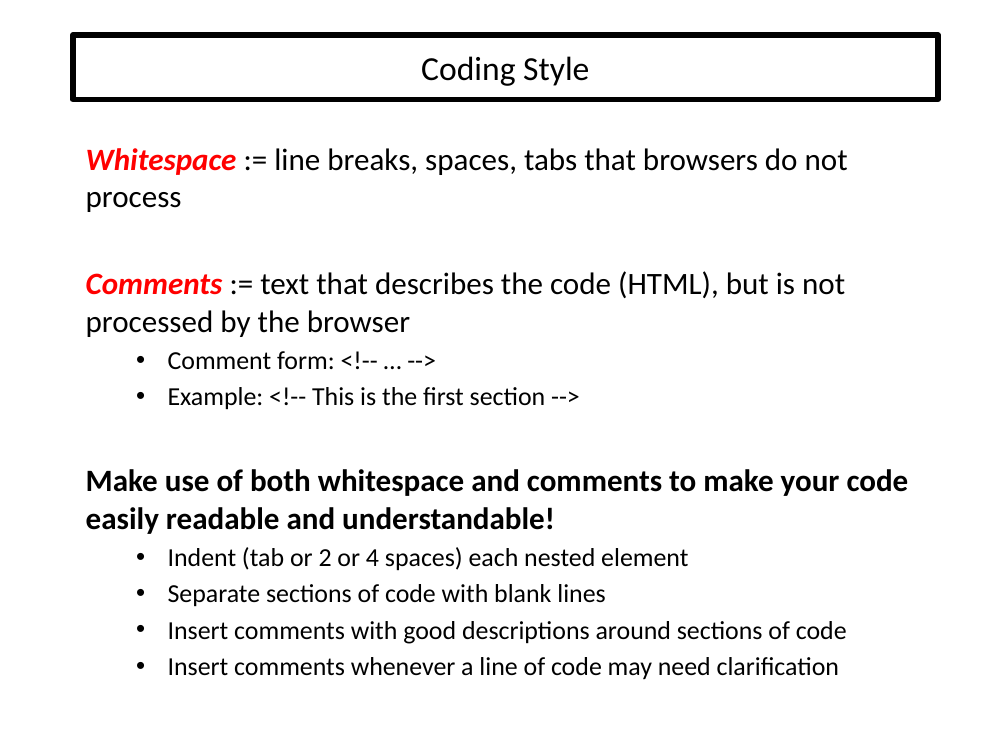
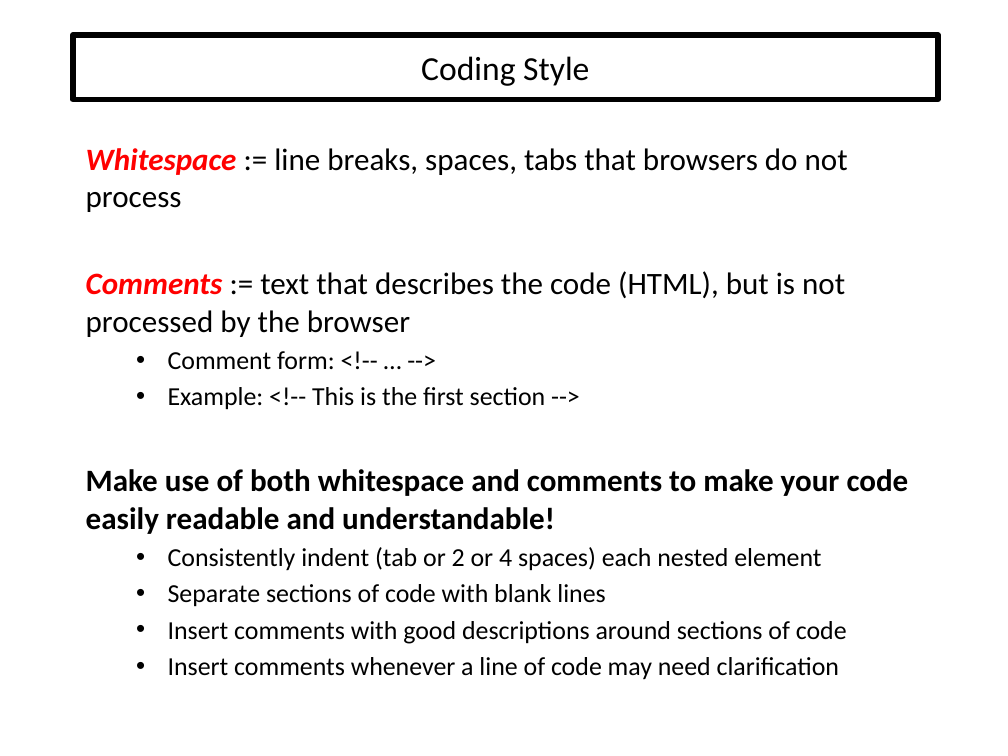
Before and after one commit to EricJPogue/www-epogue-info, a slide deck: slide 9 of CPSC-24700/Presentations/HTML5.pptx. Drawn at 1008x756 pixels with LibreOffice and Linux fonts; fonts in the diff are those of the drawing. Boxes give left, top, right and bottom in pixels: in the first picture for what was removed or moved away, otherwise in the second. Text is boxed around its words. In the diff, an @@ line names an element or a change of style, - is before the commit and + after.

```diff
--- a/CPSC-24700/Presentations/HTML5.pptx
+++ b/CPSC-24700/Presentations/HTML5.pptx
@@ text at [168,547,821,571]: text changed @@
-  • Indent (tab or 2 or 4 spaces) each nested element
+  • Consistently indent (tab or 2 or 4 spaces) each nested element
```
Also in this commit, not shown: 1 other slide changed, 5 other files.
